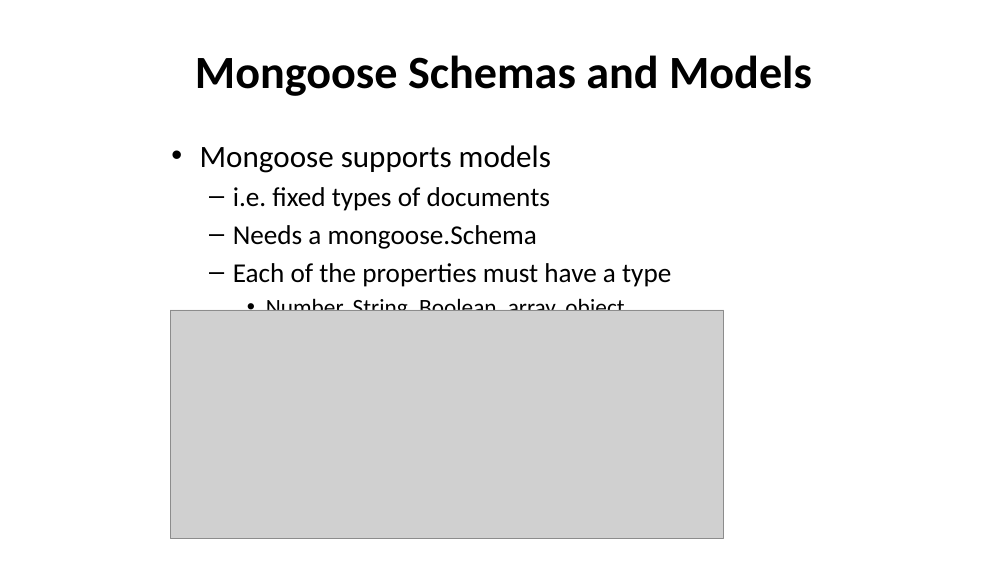
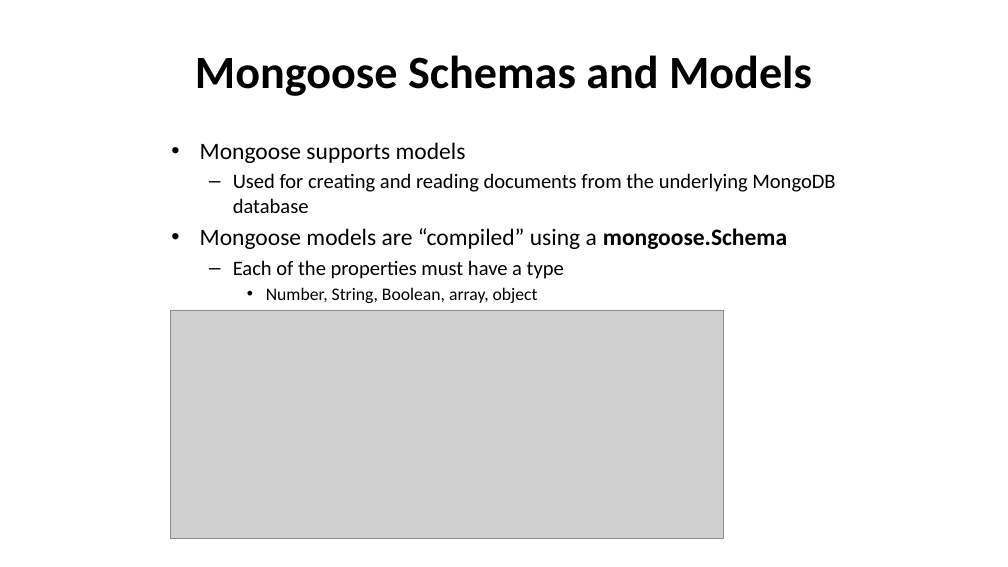
Before and after one commit to diarmuidoconnor/ict-2021, a slide deck: slide 18 of topic10/talk-0/mongoDB-2020.pptx (slide 20 before the commit). Drawn at 1008x567 pixels with LibreOffice and Linux fonts; fonts in the diff are those of the drawing; grey boxes stand for pictures. Boxes give left, top, right and bottom in pixels: in the first picture for what was removed or moved away, otherwise in the second. Text is boxed around its words. In the diff, an @@ line names an element or a change of style, - is before the commit and + after.

```diff
--- a/topic10/talk-0/mongoDB-2020.pptx
+++ b/topic10/talk-0/mongoDB-2020.pptx
@@ text at [200, 142, 564, 303]: size 29.6 to 22.4 pt in "Mongoose supports models"; size 25.9 to 19.6 pt in "Each of the properties must have a ..."; size 22.2 to 16.8 pt in "Number, String, Boolean, array, object"; less space between paragraphs @@
@@ text at [200, 173, 835, 249]: text changed; size 25.9 to 19.6 pt @@
-  – i.e. fixed types of documents
-  – Needs a mongoose.Schema
+  – Used for creating and reading documents from the underlying MongoDB database
+• Mongoose models are “compiled” using a mongoose.Schema
```
Also in this commit, not shown: 9 other slides changed, 4 slides removed, 43 other files.
